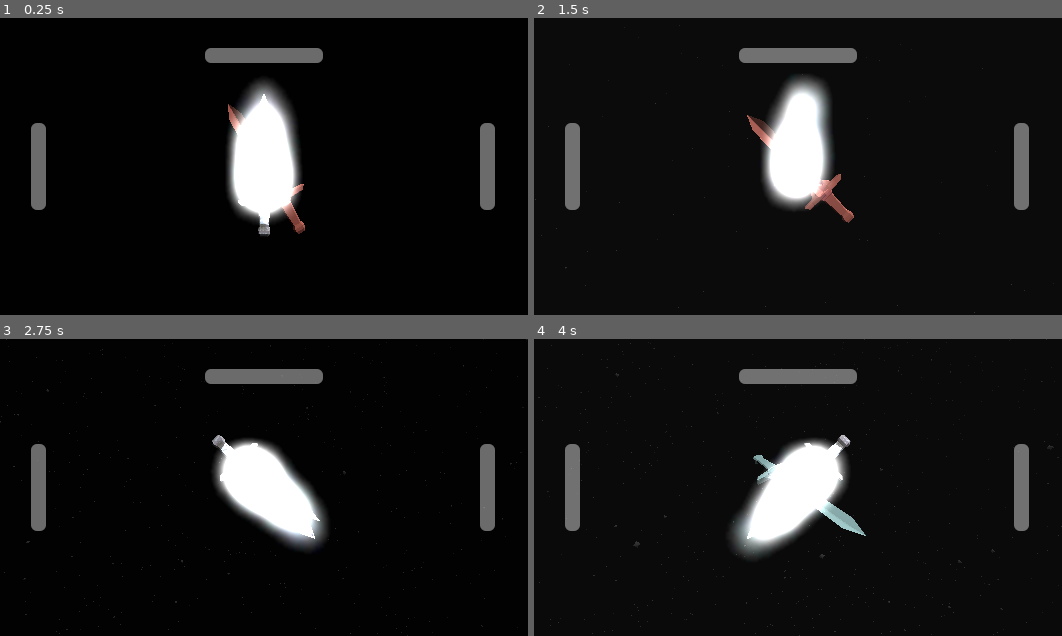
Above: before the commit, frames 1-4 (two rows, left to right).
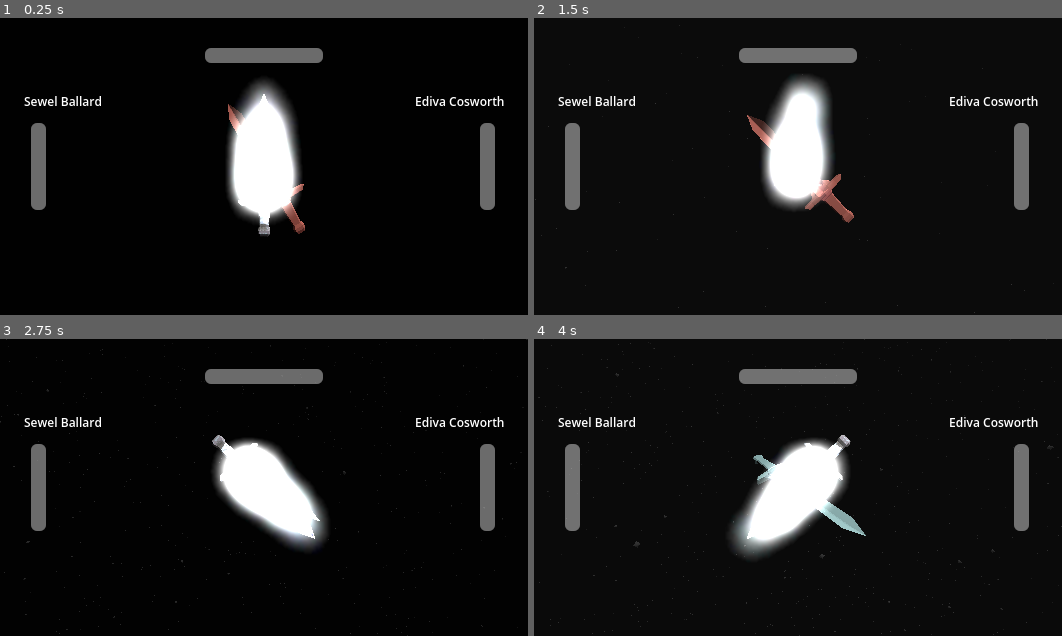
Above: after the commit, the same moments.

Repository: Lukko-Digital/Bladebearer
Game: Godot game, scene res://src/main.tscn
The game is run twice, just before and just after one commit, with the same random seed, the same clock (stepped at 60 frames per second) and the same inputs.
Inputs:
- Up to frame 1 (0.25 s): no input
- Up to frame 2 (1.5 s): hold D (right) 0.53-1.28 s; hold Shift (shift) 0.53-1.28 s; hold S (backward) from 1.28 s (still down); tap Space (space) at 1.35 s
- Up to frame 3 (2.75 s): release S (backward) at 2.03 s; hold D (right) from 2.03 s (still down); hold Shift (shift) from 2.03 s (still down)
- Up to frame 4 (4 s): release D (right) at 2.78 s; release Shift (shift) at 2.78 s; hold W (forward) 2.78-3.53 s; tap Space (space) at 2.85 s; hold A (left) from 3.53 s (still down); hold Shift (shift) from 3.53 s (still down)

The runs differ from the first frame. In frame 1, 0.5% of the frame differs, in the area x 4-96%, y 26-30%; in frame 2, 0.5%; in frame 3, 0.5%; in frame 4, 0.5%.

Commit message:
add names, randomize opponent name

Diff:
--- a/src/game_sequence_handler.gd
+++ b/src/game_sequence_handler.gd
@@ -8,6 +8,29 @@
 const SWORD_MAX_HP = 5
 const BEARER_MAX_HP = 3
 const OPPONENT_MAX_HP = 3
+
+const NAMES = [
+	"Attwell Haddock",
+	"Siward Tothyll",
+	"Humphrey Denys",
+	"Odo Wensley",
+	"Algar Leighlin",
+	"Sewel Ballard",
+	"Osgood Baker",
+	"Bartholomew Westbrook",
+	"Rollo Deryngton",
+	"Thomas Sheffeld",
+	"Margery Goodwyn",
+	"Ragenhild Waldeley",
+	"Ediva Cosworth",
+	"Bridget Clement",
+	"Godusa Theobauld",
+	"Stanilde Redman",
+	"Golde Playters",
+	"Maud Fleet",
+	"Charity Hungate",
+	"Sarah Codington",
+]
 
 @export var swing_arm: SwingArm
 @export var sword: Sword
@@ -46,6 +69,8 @@
 	bearer_hp_bar.max_value = BEARER_MAX_HP
 	opp_hp_bar.value = OPPONENT_MAX_HP
 	opp_hp_bar.max_value = OPPONENT_MAX_HP
+	%BearerName.text = NAMES.pick_random()
+	%OpponentName.text = NAMES.pick_random()
 
 
 func game_loop():
@@ -54,11 +79,13 @@
 		await sequence_finished
 
 		if opp_hp <= 0:
+			%OpponentName.text = ""
 			await get_tree().create_timer(0.5).timeout
 			%NewChallenger.show()
 			await get_tree().create_timer(2).timeout
 			opp_hp = OPPONENT_MAX_HP
 			%NewChallenger.hide()
+			%OpponentName.text = NAMES.pick_random()
 
 		for _i in range(randi_range(1, 2)):
 			block_sequence()
--- a/src/game_sequence_handler.tscn
+++ b/src/game_sequence_handler.tscn
@@ -87,4 +87,23 @@
 offset_bottom = 153.0
 text = "a new challenger approaches..."
 
+[node name="BearerName" type="Label" parent="UI"]
+unique_name_in_owner = true
+offset_left = 24.0
+offset_top = 75.0
+offset_right = 199.0
+offset_bottom = 98.0
+theme_override_font_sizes/font_size = 12
+text = "Attwell Haddock"
+
+[node name="OpponentName" type="Label" parent="UI"]
+unique_name_in_owner = true
+offset_left = 323.0
+offset_top = 75.0
+offset_right = 505.0
+offset_bottom = 98.0
+theme_override_font_sizes/font_size = 12
+text = "Attwell Haddock"
+horizontal_alignment = 2
+
 [connection signal="pressed" from="UI/DeathScreen/RespawnButton" to="." method="_on_respawn_button_pressed"]
